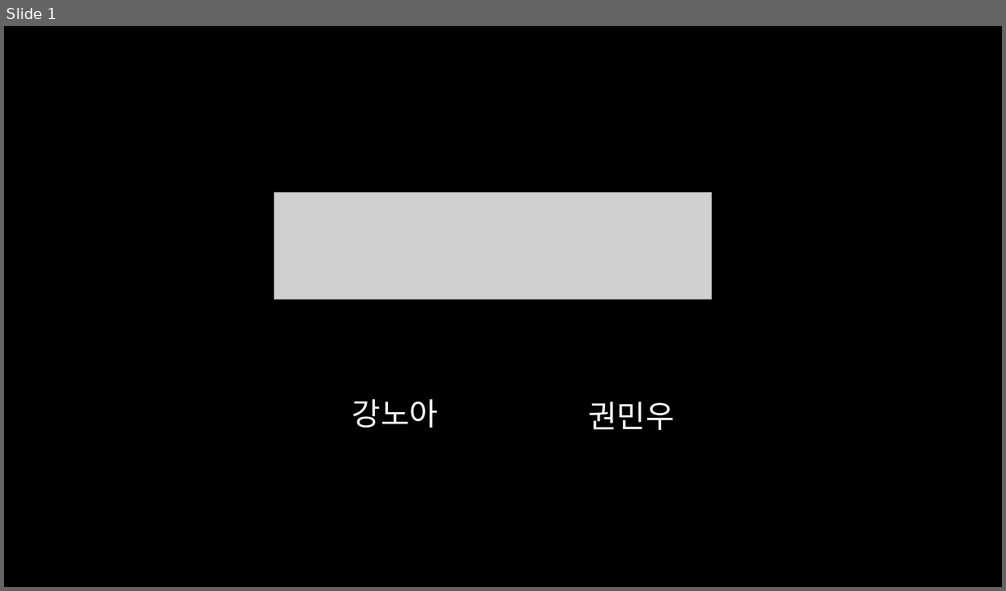
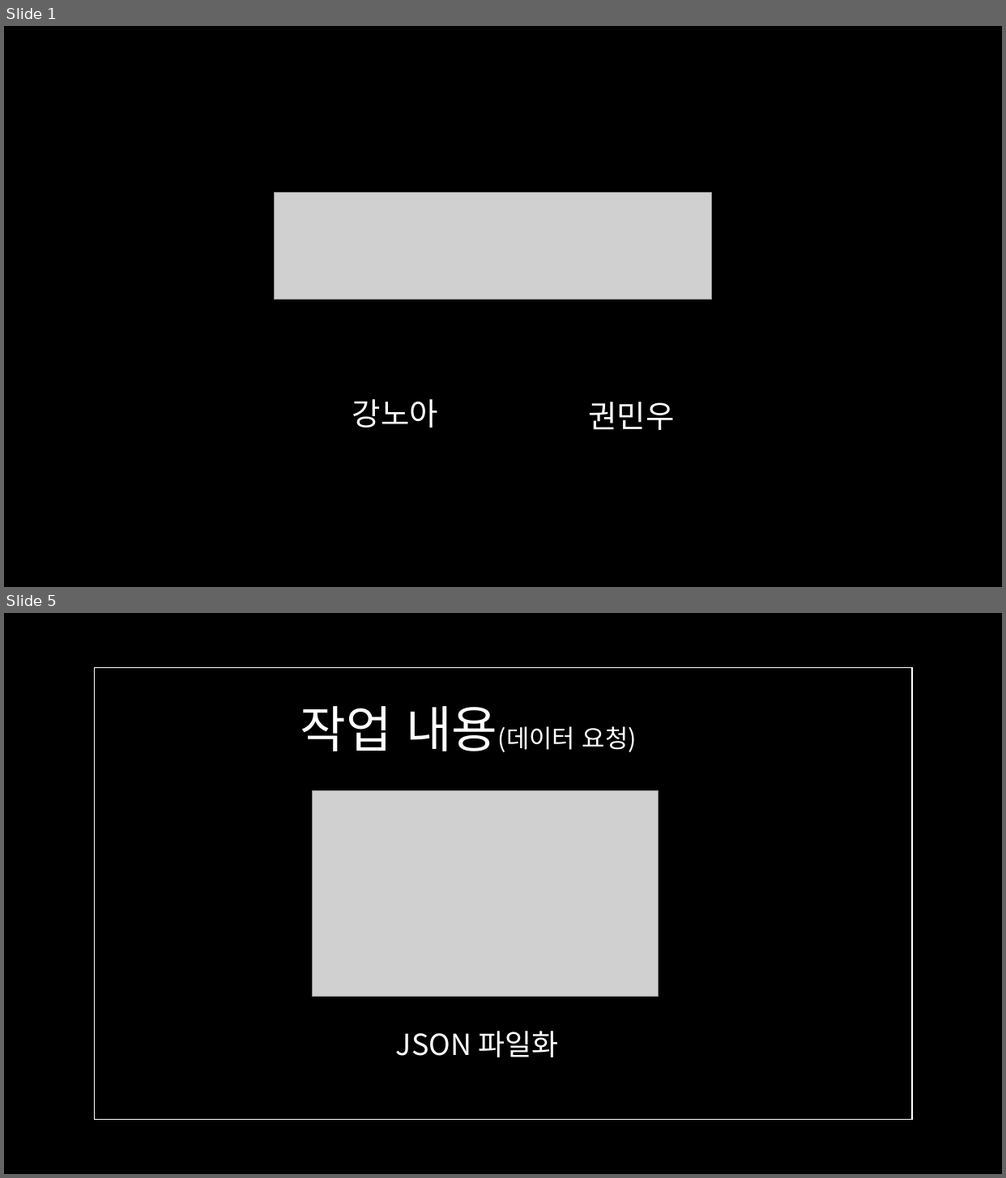
Before and after one commit to Kminwo-o/No_ahsack, a slide deck: final_pjt.pptx. Shown one above the other, each under a label of ours: slide 1 before the commit, slides 1 and 5 after it; the slides between them are not shown. The pictures are 1006x591 and 1006x1178 pixels, drawn with LibreOffice and Linux fonts; fonts in the diff are those of the drawing; grey boxes stand for pictures. Boxes give left, top, right and bottom in pixels: in the first picture for what was removed or moved away, otherwise in the second. Text is boxed around its words. In the diff, an @@ line names an element or a change of style, - is before the commit and + after.

```diff
--- a/final_pjt.pptx
+++ b/final_pjt.pptx
@@ slide 5 added at (4,613,1002,1174), background #000000 @@
@@ rectangle added at (95,667,913,1120), outline #FFFFFF 1 pt @@
@@ title added at (300,706,637,752), 24 pt, text #FFFFFF @@
+작업 내용(데이터 요청)
@@ picture added at (313,791,658,997) @@
@@ text added at (396,1031,558,1058), 28 pt, text #FFFFFF @@
+JSON 파일화
```
Also in this commit, not shown: 1 slide changed, 11 other slides added, 2 slides removed.
